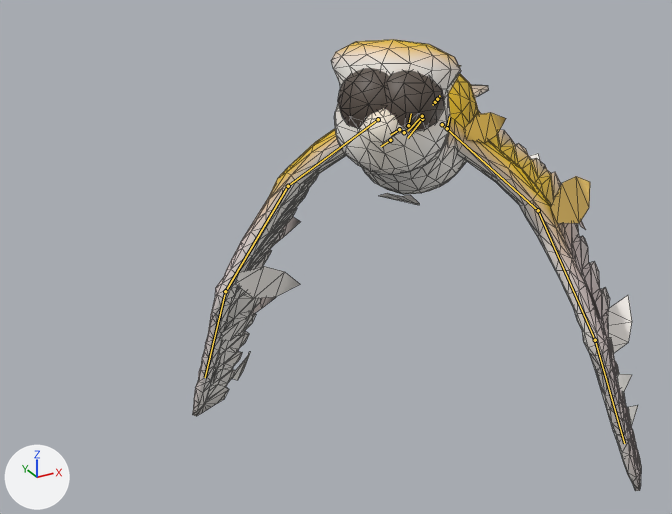
Two versions of the glTF model game/art/models/battle/barn_owl.glb, one commit apart.
Both versions are drawn from a camera (50 mm lens) standing at (-0.551, -0.81, 0.781) and looking at (-0.059, 0.086, 0.333). The lights are fixed; the arrows at lower left show +X, +Y and +Z. The older version comes first. Both versions are drawn at frame 9 of the action 'victory'; the numbers are the values there. The bones that bend it are drawn over the model as lines. Mesh edges are drawn as thin lines.

Objects in the first picture: 'barn_owl_movie'.
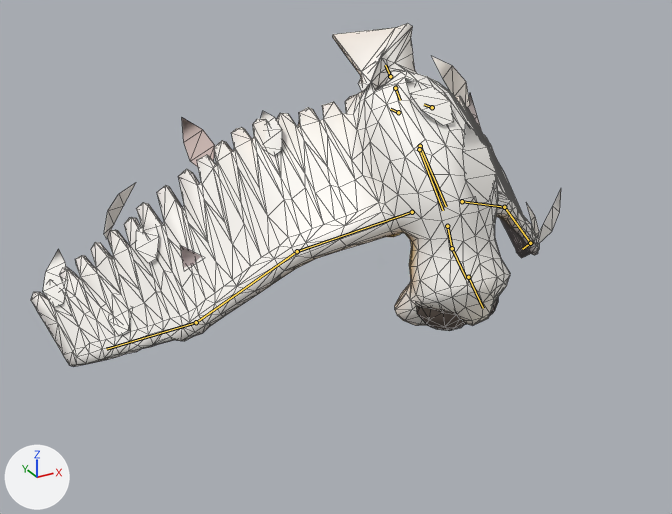
Location of each change, (x1, y1, x2, y2) in pixels of the pictures (672 x 514 px):
'barn_owl_movie', posed (18% wider, 24% shorter): before (192, 40, 641, 491); after (31, 23, 561, 367)
bone 'root', root to tip: before (422, 119) to (407, 138); after (420, 146) to (446, 206)
bone 'head', root to tip: before (399, 129) to (390, 135); after (452, 248) to (466, 279)
bone 'wing_upper.L', root to tip: before (442, 124) to (538, 210); after (412, 212) to (297, 251)
bone 'wing_lower.L', root to tip: before (538, 210) to (595, 340); after (297, 251) to (196, 322)
bone 'wing_hand.L', root to tip: before (595, 340) to (624, 443); after (196, 322) to (106, 349)
bone 'wing_upper.R', root to tip: before (378, 119) to (288, 186); after (462, 201) to (504, 207)
bone 'wing_lower.R', root to tip: before (288, 186) to (225, 291); after (504, 207) to (530, 243)
bone 'wing_hand.R', root to tip: before (225, 291) to (205, 377); after (530, 243) to (522, 249)

What the commit changed:
Bone 'root' (bone_root) moves from (0.0, 0.0, 0.065) to (0.0, 0.002, 0.034).
Bone 'root' (bone_root) turns from (0, 0, 135) to (-135, 0, 0) degrees about its own x, y and z.
Bone 'head' (bone_head) turns from (14, 0, 0) to (4, 0, 0) degrees about its own x, y and z.
Bone 'wing_upper.L' (bone_wing_upper_l) turns from (-41, 0, 0) to (32, 0, 0) degrees about its own x, y and z.
Bone 'wing_lower.L' (bone_wing_lower_l) turns from (-20, 0, 0) to (15, 0, 0) degrees about its own x, y and z.
Bone 'wing_hand.L' (bone_wing_hand_l) turns from (-10, 0, 0) to (10, 0, 0) degrees about its own x, y and z.
Bone 'wing_upper.R' (bone_wing_upper_r) turns from (-41, 0, 0) to (32, 0, 0) degrees about its own x, y and z.
Bone 'wing_lower.R' (bone_wing_lower_r) turns from (-20, 0, 0) to (15, 0, 0) degrees about its own x, y and z.
Bone 'wing_hand.R' (bone_wing_hand_r) turns from (-10, 0, 0) to (10, 0, 0) degrees about its own x, y and z.
